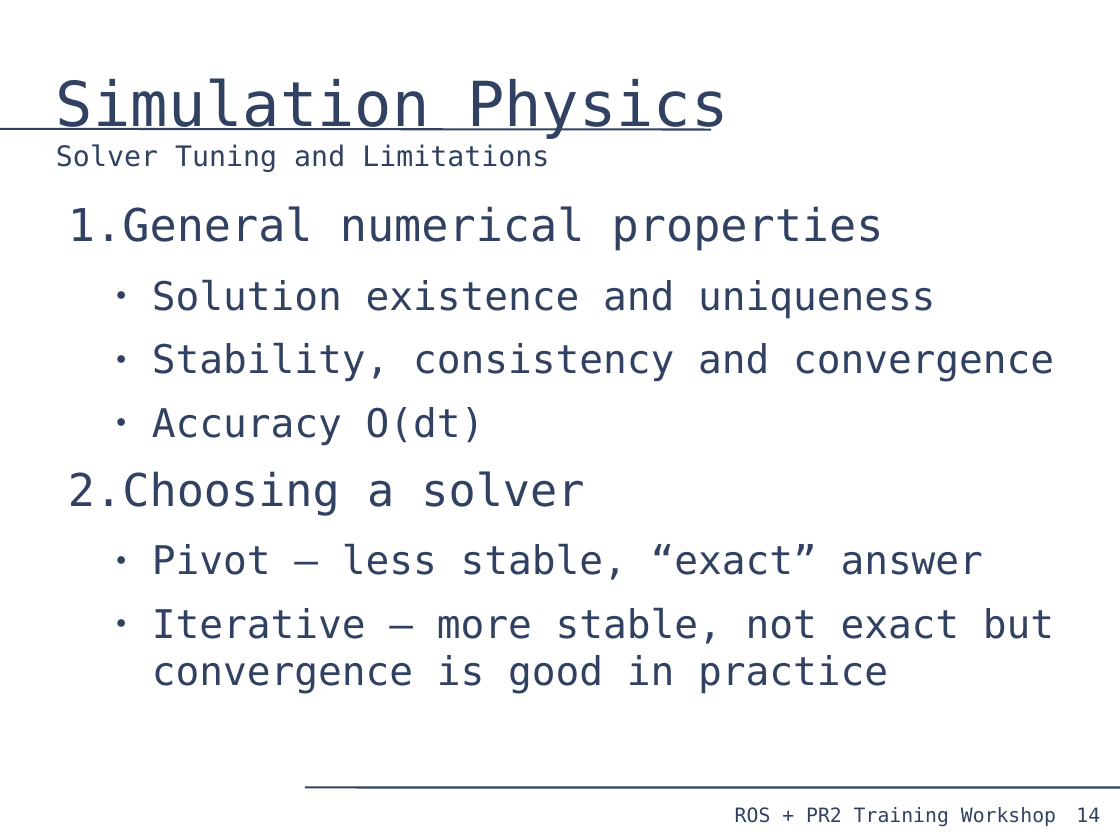
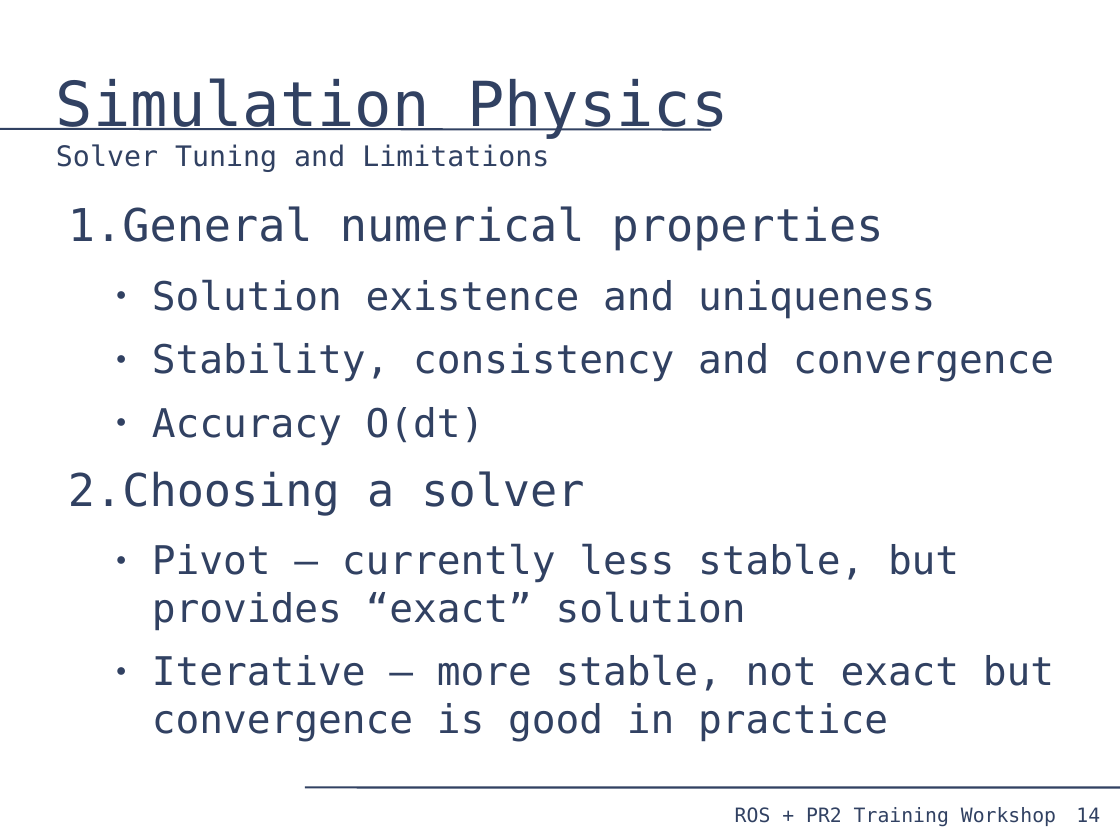
Before and after one commit to PR2/pr2_docs, a slide deck: slide 14 of pr2_training_workshop/simulation/simulation_training_workshop.odp. Drawn at 1120x840 pixels with LibreOffice and Linux fonts; fonts in the diff are those of the drawing. Boxes give left, top, right and bottom in pixels: in the first picture for what was removed or moved away, otherwise in the second. Text is boxed around its words. In the diff, an @@ line names an element or a change of style, - is before the commit and + after.

```diff
--- a/pr2_training_workshop/simulation/simulation_training_workshop.odp
+++ b/pr2_training_workshop/simulation/simulation_training_workshop.odp
@@ text at bbox=[152, 543, 959, 631]: text changed @@
-  ● Pivot – less stable, “exact” answer
+  ● Pivot – currently less stable, but provides “exact” solution
```
Also in this commit, not shown: 3 other slides changed, 2 slides added.
